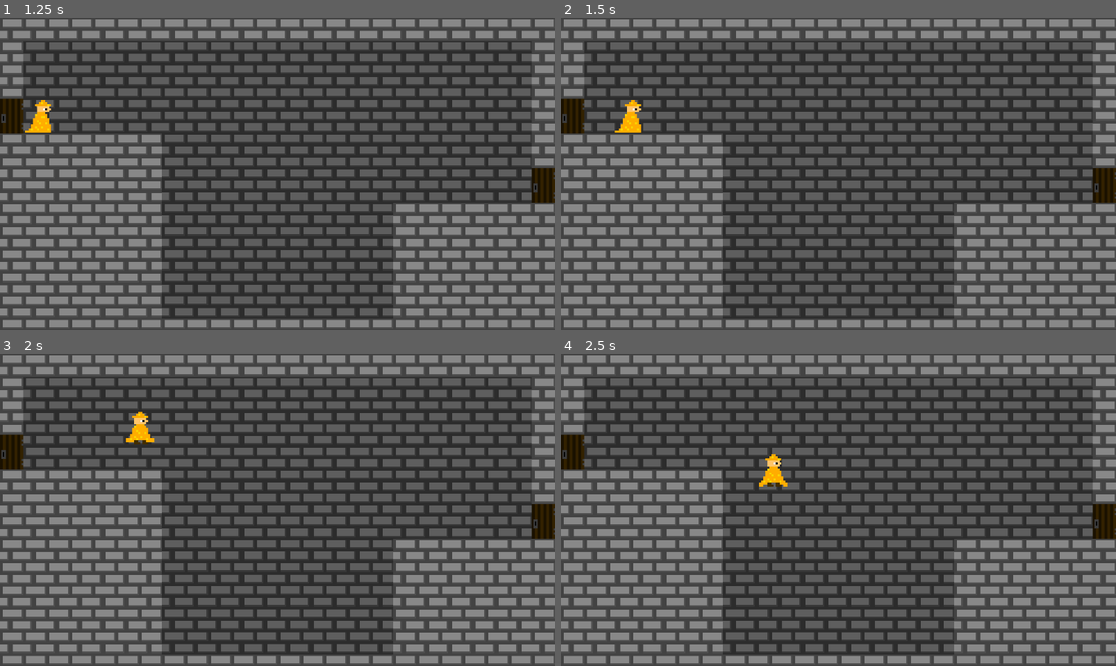
Above: before the commit, frames 1-4 (two rows, left to right).
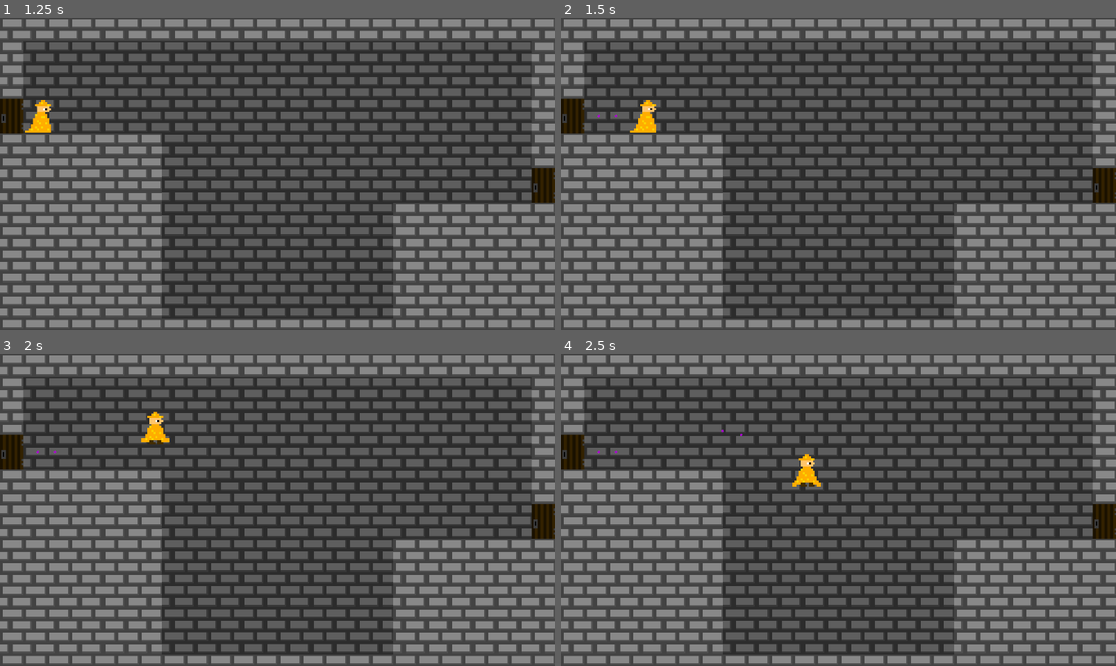
Above: after the commit, the same moments.

Repository: Gplayer128/Bouncemancer
Game: Godot game, scene res://Scenes/MainMenu.tscn
Same seed, same stepped clock (60 frames per second), same inputs: the game is played once before the commit and once after it.
Inputs (mouse positions are in pixels of both pictures, inside the frame that each line leads up to):
- Up to frame 1 (1.25 s): click "Start Game" at 0.5 s
- Up to frame 2 (1.5 s): tap Enter at 1.25 s; move the mouse to (960, 158) at 1.27 s; hold D (right) from 1.28 s (still down); tap 1 (1) at 1.35 s; click (960, 158) at 1.42 s
- Up to frame 3 (2 s): keep holding D (right); tap Space (jump) at 1.52 s
- Up to frame 4 (2.5 s): keep holding D (right); move the mouse to (727, 525) at 2.02 s; tap 1 (1) at 2.1 s; click (727, 525) at 2.17 s; tap Space (jump) at 2.27 s

Frame 1 is identical in both runs. In frame 2, 0.5% of the frame differs, in the area x 6-18%, y 26-37%; in frame 3, 0.5%; in frame 4, 0.6%, in the area x 6-47%, y 24-43%.

Commit message:
projectile begin stages

Diff:
--- a/Scenes/level1.tscn
+++ b/Scenes/level1.tscn
@@ -5,6 +5,7 @@
 [ext_resource type="Texture2D" uid="uid://c7550o7buqgpy" path="res://Assets/door.png" id="3_didp7"]
 [ext_resource type="PackedScene" uid="uid://d0pe6m1p3epgf" path="res://Scenes/player.tscn" id="3_y4dr7"]
 [ext_resource type="PackedScene" uid="uid://bh4inugiarp1c" path="res://level_exit.tscn" id="4_2a60c"]
+[ext_resource type="Script" uid="uid://dtohv6h0kk5cs" path="res://Scripts/node.gd" id="6_didp7"]
 
 [sub_resource type="TileSetAtlasSource" id="TileSetAtlasSource_6bp64"]
 texture = ExtResource("1_c5erv")
@@ -25,6 +26,10 @@
 sources/0 = SubResource("TileSetAtlasSource_8gbba")
 
 [node name="level1" type="Node2D" unique_id=490043751]
+
+[node name="bullet_manager" type="Node" parent="." unique_id=389253071]
+script = ExtResource("6_didp7")
+metadata/_custom_type_script = "uid://dtohv6h0kk5cs"
 
 [node name="Node" type="Node" parent="." unique_id=1489354867]
 
--- a/Scenes/projectile.tscn
+++ b/Scenes/projectile.tscn
@@ -10,6 +10,7 @@
 [ext_resource type="Texture2D" uid="uid://ddc8bxgbpd6t1" path="res://Assets/Portalball/Hit/portalball_hit5.png" id="8_akv1x"]
 [ext_resource type="Texture2D" uid="uid://cguyiokhvbm2s" path="res://Assets/Portalball/Hit/portalball_hit6.png" id="9_4bhuu"]
 [ext_resource type="Texture2D" uid="uid://b7822l51ryh1o" path="res://Assets/Portalball/Hit/portalball_hit7.png" id="10_h15bx"]
+[ext_resource type="Script" uid="uid://jhl27qhgyt0e" path="res://Scripts/projectile.gd" id="11_d6p7i"]
 [ext_resource type="Texture2D" uid="uid://nitrf5ts3kni" path="res://Assets/Portalball/Transform/portalball_trn1.png" id="12_jdrjw"]
 [ext_resource type="Texture2D" uid="uid://cnrk5owyghgu" path="res://Assets/Portalball/Transform/portalball_trn2.png" id="13_oxmit"]
 [ext_resource type="Texture2D" uid="uid://bud1ueuai4vrm" path="res://Assets/Portalball/Transform/portalball_trn3.png" id="14_b66ev"]
@@ -91,10 +92,14 @@
 "speed": 5.0
 }]
 
+[sub_resource type="CircleShape2D" id="CircleShape2D_8wt1i"]
+
 [node name="projectile" type="CharacterBody2D" unique_id=1040299986]
+script = ExtResource("11_d6p7i")
 
 [node name="AnimatedSprite2D" type="AnimatedSprite2D" parent="." unique_id=1093829602]
 sprite_frames = SubResource("SpriteFrames_sxovr")
 animation = &"trans"
 
 [node name="CollisionShape2D" type="CollisionShape2D" parent="." unique_id=50945272]
+shape = SubResource("CircleShape2D_8wt1i")
--- a/Scripts/Global.gd
+++ b/Scripts/Global.gd
@@ -4,3 +4,5 @@
 var bullet_dir
 
 var trampoline_unlocked = 1
+
+var player_pos
--- a/Scripts/node.gd
+++ b/Scripts/node.gd
@@ -1,7 +1,14 @@
 class_name bullet_manager extends Node
 
-@onready var main = get_tree().get_root().get_node("main")
-@onready var projectile = load("res://projectile.tscn")
+@onready var main = get_parent()
+@onready var projectile = load("res://Scenes/projectile.tscn")
 
 func _ready():
 	pass
+
+func shoot():
+	var instance = projectile.instantiate()
+	instance.setup(Global.bullet_dir.angle(), Global.player_pos, Global.bullet_dir.angle())
+
+
+	main.add_child.call_deferred(instance)
--- a/Scripts/player.gd
+++ b/Scripts/player.gd
@@ -3,12 +3,23 @@
 @onready var anim_sprite: AnimatedSprite2D = $anim_sprite
 @onready var player: Marker2D = $player
 
+var bullet_manager_var
+
+var dir_start
+
 const SPEED = 500.0
 const JUMP_VELOCITY = -400.0
 
+func _ready() -> void:
+	bullet_manager_var = get_parent().get_child(0)
+	#bullet_manager_var.shoot()
+
 func _process(delta: float) -> void:
+	dir_start = player.position
 	if Input.is_action_just_pressed("Restart"):
 		get_tree().reload_current_scene()
+	Global.player_pos = position
+	Global.bullet_dir = dir_start - get_global_mouse_position()
 
 func _physics_process(delta: float) -> void:
 	# Add the gravity.
@@ -38,3 +49,9 @@
 			anim_sprite.play("idle")
 
 	move_and_slide()
+
+func _unhandled_input(event: InputEvent) -> void:
+	if event.is_action("1"):
+		Global.player_pos = position
+		Global.bullet_dir = dir_start - get_global_mouse_position()
+		bullet_manager_var.shoot()
--- a/Scripts/projectile.gd
+++ b/Scripts/projectile.gd
@@ -1,22 +1,20 @@
 extends CharacterBody2D
 
-@onready var vision: RayCast2D = $vision
-@onready var vision_2: RayCast2D = $vision2
+@export var SPEED = 100
 
-@onready var anim_sprite: AnimatedSprite2D = $AnimatedSprite2D
+var dir : float
+var spawnPos : Vector2
+var spawnRot : float
 
-var type = 0
+func _ready() :
+	global_position = spawnPos
+	global_rotation = spawnRot
 
-func _ready() -> void:
-	type = Global.trampoline_shot_type
+func setup(p_dir: float, p_pos: Vector2, p_rot: float):
+	dir = p_dir
+	spawnPos = p_pos
+	spawnRot = p_rot
 
-
-func _process(delta: float) -> void:
-	if vision.is_colliding():
-		velocity = Vector2.ZERO
-		anim_sprite.play("hit")
-	else:
-		anim_sprite.play("fly")
-
-	if vision_2.is_colliding():
-		pass
+func _physics_process(delta):
+	velocity = Vector2(0, 0).rotated(dir)
+	move_and_slide()
--- a/project.godot
+++ b/project.godot
@@ -18,6 +18,7 @@
 [autoload]
 
 Global="*uid://bsklp3jypg0k2"
+BulletManager="*uid://dxffryphd5vtm"
 
 [display]
 
